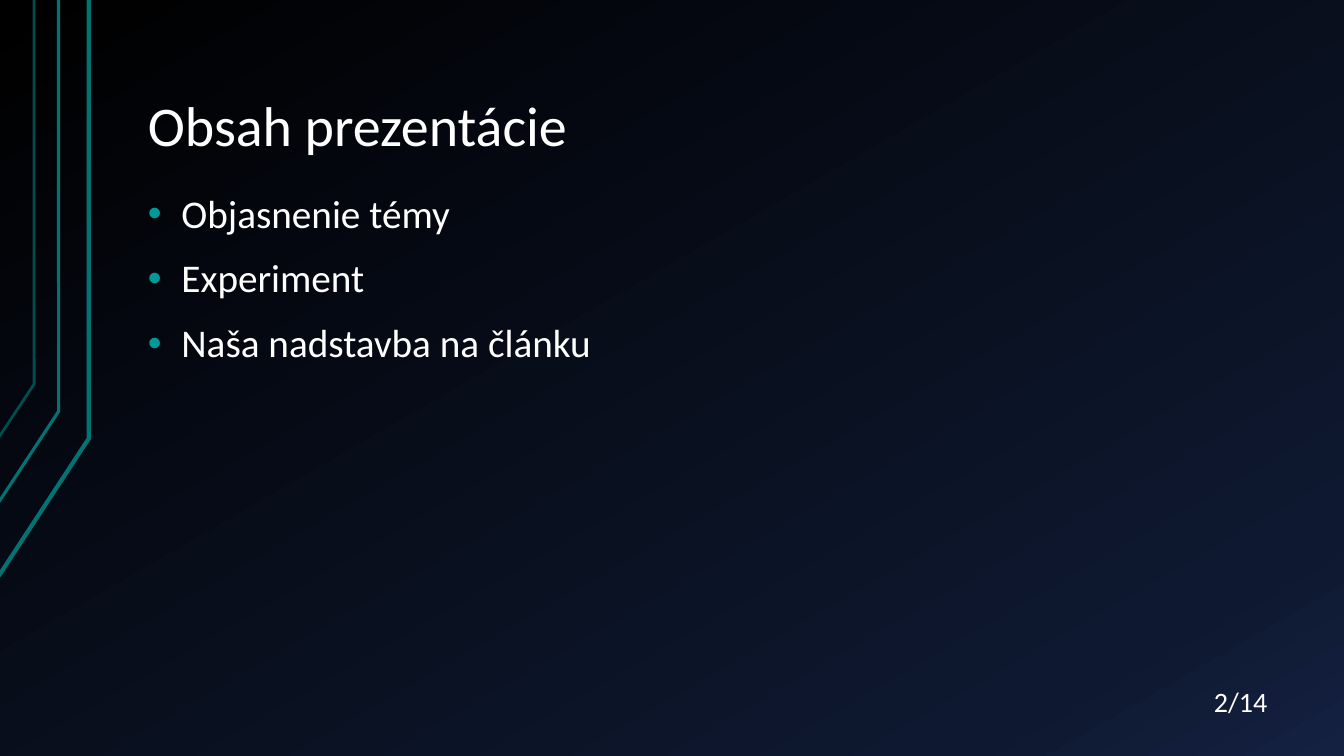
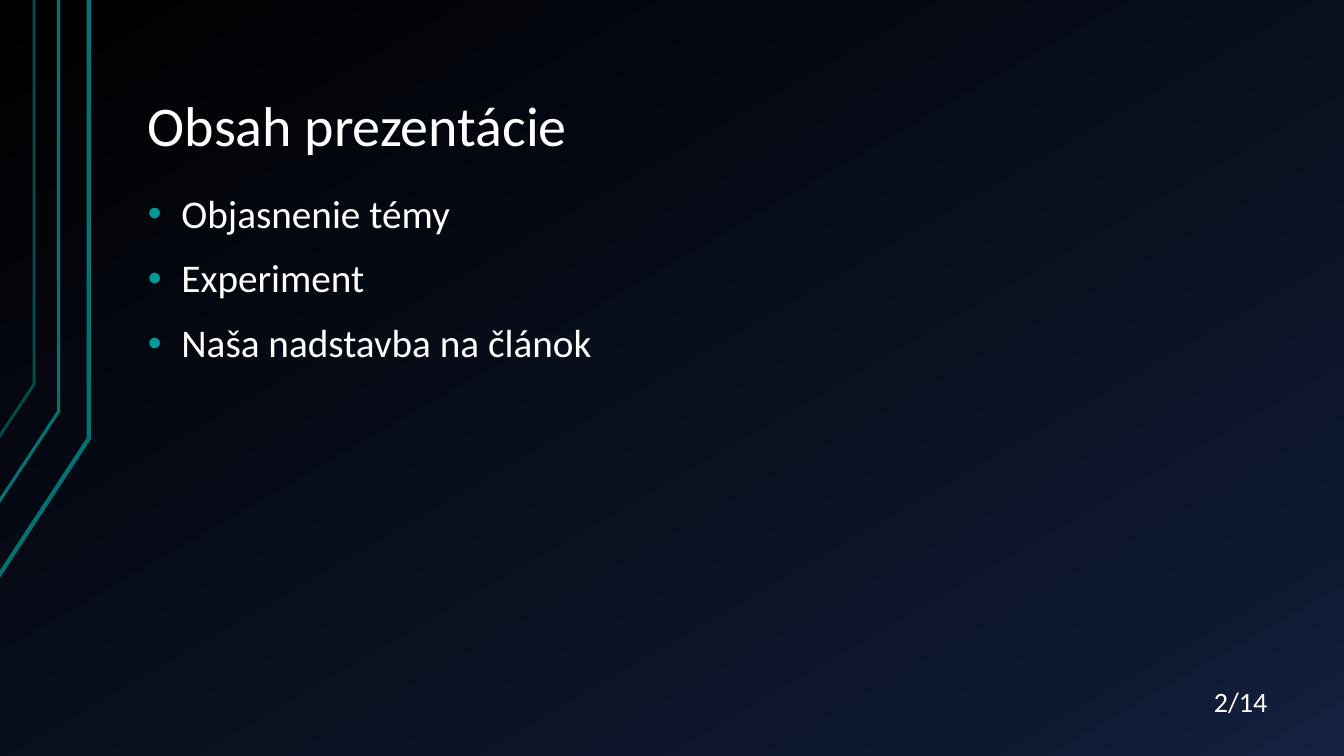
Before and after one commit to aks-2017/semestralne-zadania-semestralne-zadanie-xharvan-xbenod, a slide deck: slide 2 of docs/prezentacia/prezentacia.pptx. Drawn at 1344x756 pixels with LibreOffice and Linux fonts; fonts in the diff are those of the drawing. Boxes give left, top, right and bottom in pixels: in the first picture for what was removed or moved away, otherwise in the second. Text is boxed around its words. In the diff, an @@ line names an element or a change of style, - is before the commit and + after.

```diff
--- a/docs/prezentacia/prezentacia.pptx
+++ b/docs/prezentacia/prezentacia.pptx
@@ text at box(181, 329, 591, 358): text changed @@
-• Naša nadstavba na článku
+• Naša nadstavba na článok
```
Also in this commit, not shown: 2 other slides changed, 1 other file.
